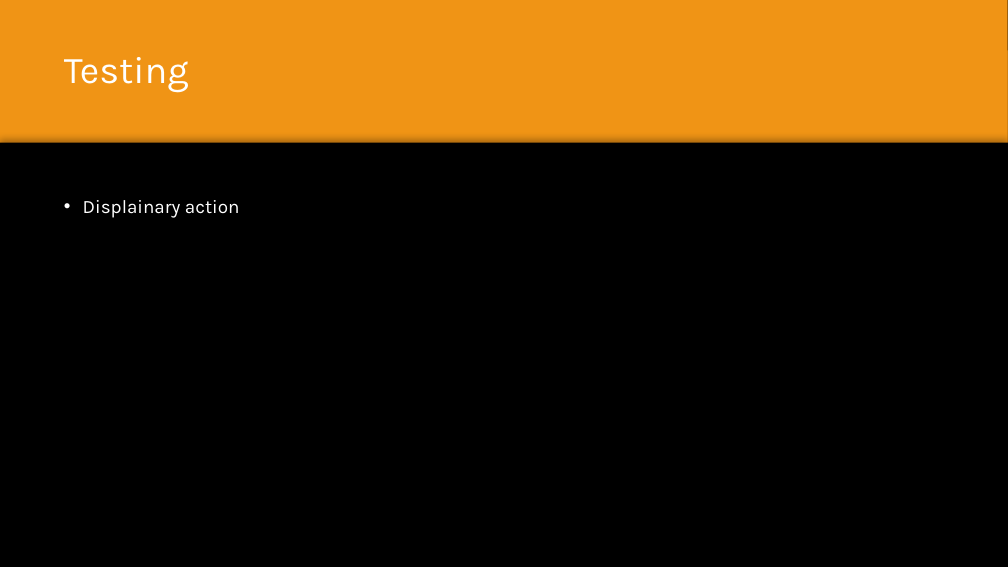
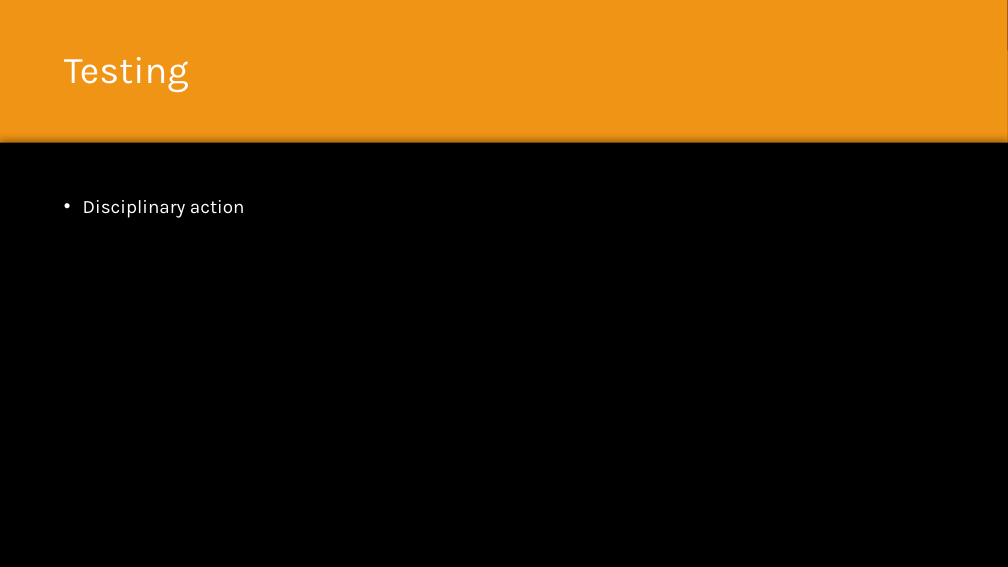
Before and after one commit to denizarikoglu/Repository, a slide deck: slide 6 of Files/Finle prgress, Team 1 Group 6.pptx. Drawn at 1008x567 pixels with LibreOffice and Linux fonts; fonts in the diff are those of the drawing; background and template pictures are left out. Boxes give left, top, right and bottom in pixels: in the first picture for what was removed or moved away, otherwise in the second. Text is boxed around its words. In the diff, an @@ line names an element or a change of style, - is before the commit and + after.

Commit message:
Spelling Mistakes Fixed

```diff
--- a/Files/Finle prgress, Team 1 Group 6.pptx
+++ b/Files/Finle prgress, Team 1 Group 6.pptx
@@ text at [83,200,245,218]: text changed @@
-• Displainary action
+• Disciplinary action
```
Also in this commit, not shown: 5 other slides changed.
